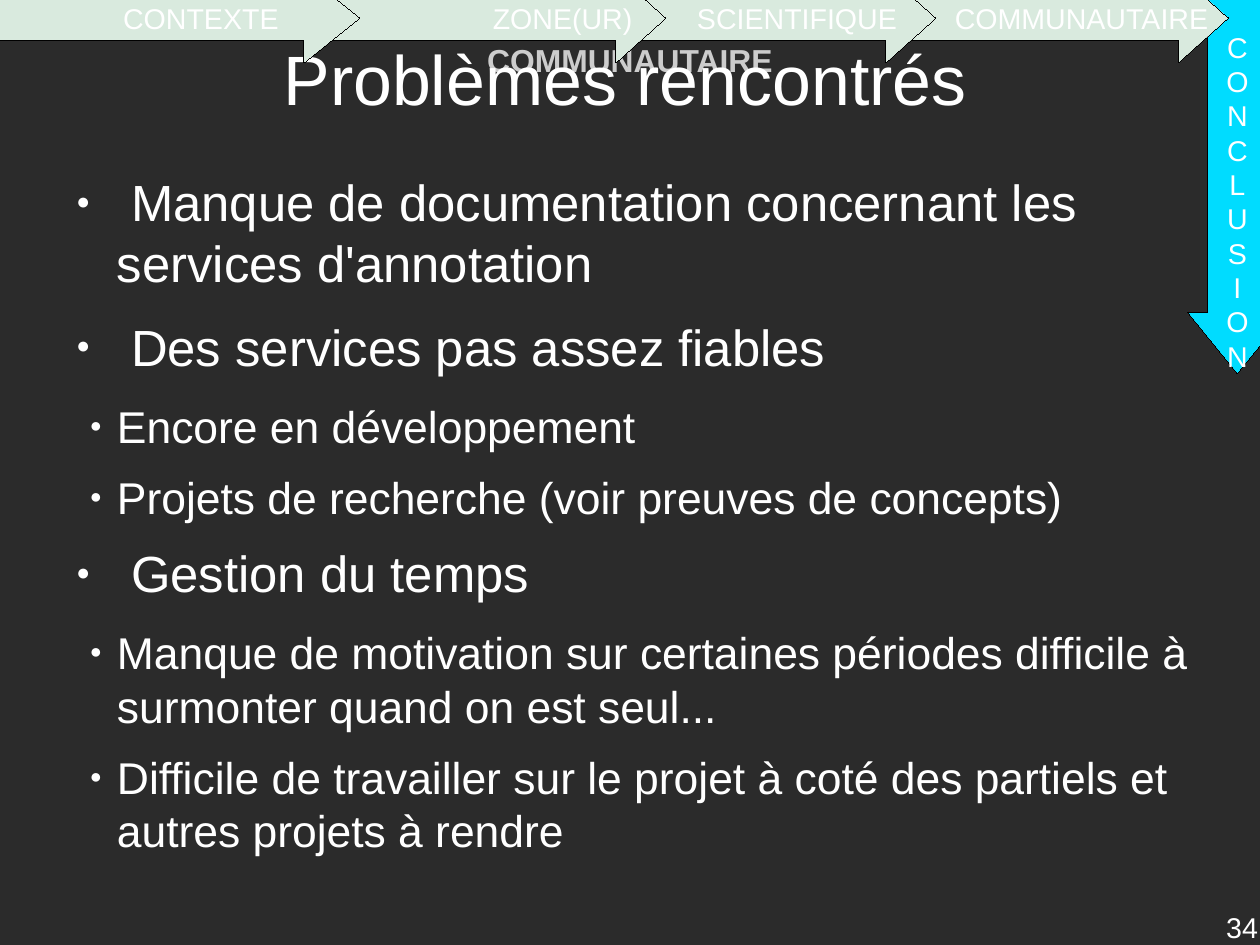
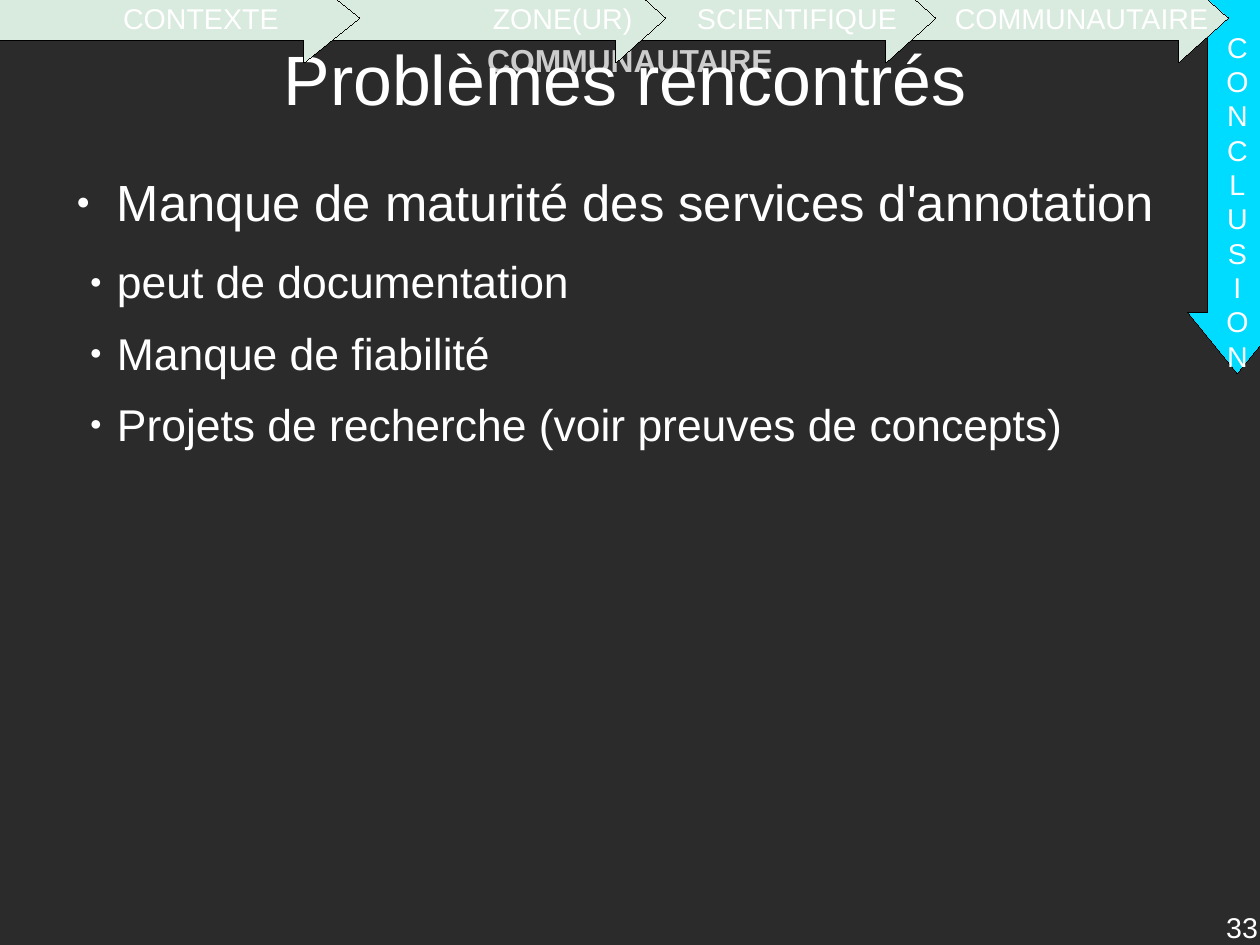
Before and after one commit to descl/ZONE, a slide deck: slide 33 of Rapport/presentation.odp (slide 34 before the commit). Drawn at 1260x945 pixels with LibreOffice and Linux fonts; fonts in the diff are those of the drawing; background and template pictures are left out; a plain dark background stands for a picture behind light text. Boxes give left, top, right and bottom in pixels: in the first picture for what was removed or moved away, otherwise in the second. Text is boxed around its words. In the diff, an @@ line names an element or a change of style, - is before the commit and + after.

```diff
--- a/Rapport/presentation.odp
+++ b/Rapport/presentation.odp
@@ text at box(117, 183, 1154, 379): text changed @@
-● Manque de documentation concernant les services d'annotation
-● Des services pas assez fiables
-  ● Encore en développement
+● Manque de maturité des services d'annotation
+  ● peut de documentation
+  ● Manque de fiabilité
@@ text at box(117, 555, 1187, 857): paragraphs removed @@
-● Gestion du temps
-  ● Manque de motivation sur certaines périodes difficile à surmonter quand on est seul...
-  ● Difficile de travailler sur le projet à coté des partiels et autres projets à rendre
@@ page number at box(1226, 918, 1258, 939): text changed @@
-34
+33
```
Also in this commit, not shown: 17 other slides changed, 2 slides added, 3 slides removed, 4 other files.
